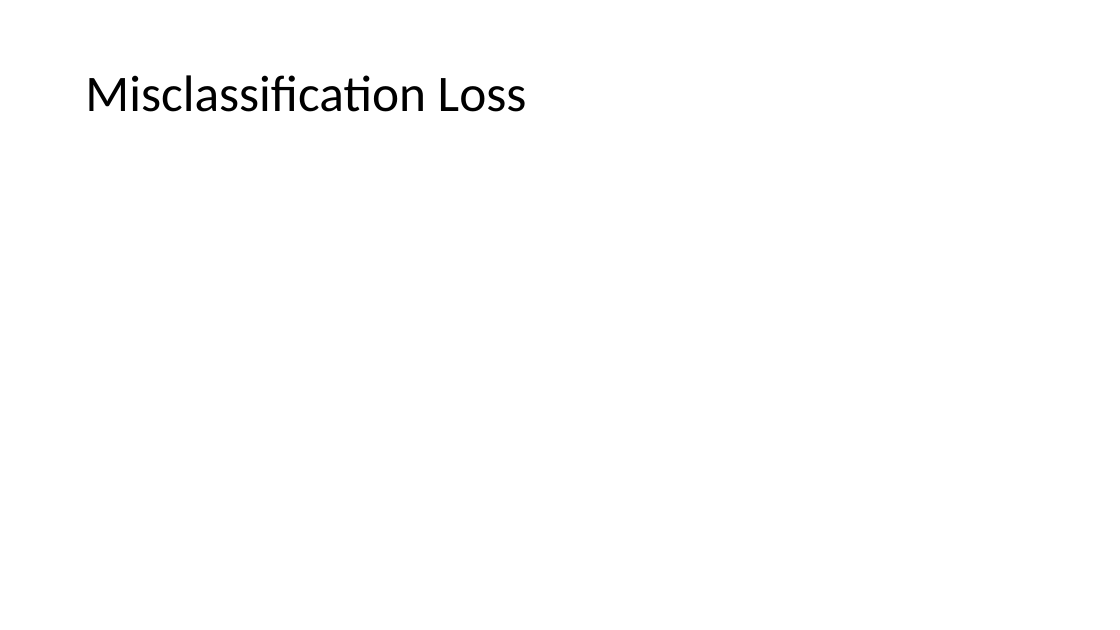
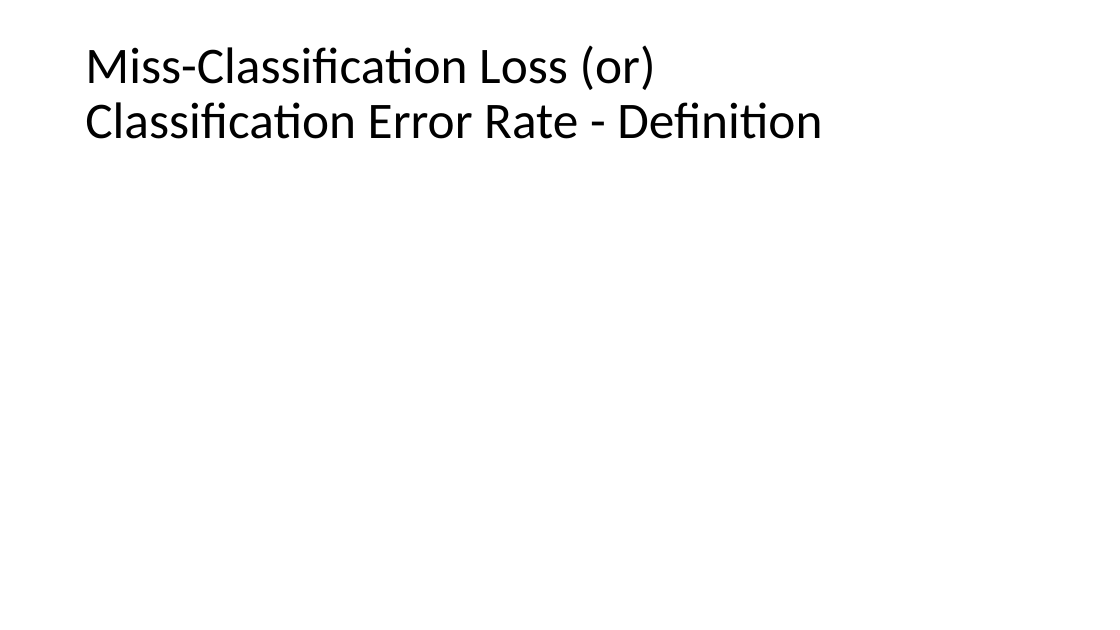
Before and after one commit to meenakshsundaram/AIML, a slide deck: slide 20 of DecisionTrees/DecisionTrees.pptx. Drawn at 1120x630 pixels with LibreOffice and Linux fonts; fonts in the diff are those of the drawing; grey boxes stand for pictures. Boxes give left, top, right and bottom in pixels: in the first picture for what was removed or moved away, otherwise in the second. Text is boxed around its words. In the diff, an @@ line names an element or a change of style, - is before the commit and + after.

Commit message:
Updated Supervised Learning, Discussed Miss-Classification Loss

```diff
--- a/DecisionTrees/DecisionTrees.pptx
+++ b/DecisionTrees/DecisionTrees.pptx
@@ title at (85, 45, 822, 139): text changed @@
-Misclassification Loss
+Miss-Classification Loss (or)
+Classification Error Rate - Definition
```
Also in this commit, not shown: 3 other slides changed, 3 slides added, 1 slide removed.
